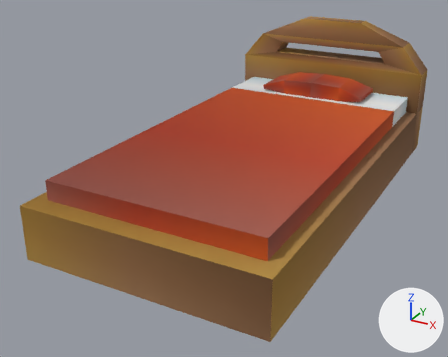
Renders of the FBX model Assets/Models/bed.fbx from each side of a commit.
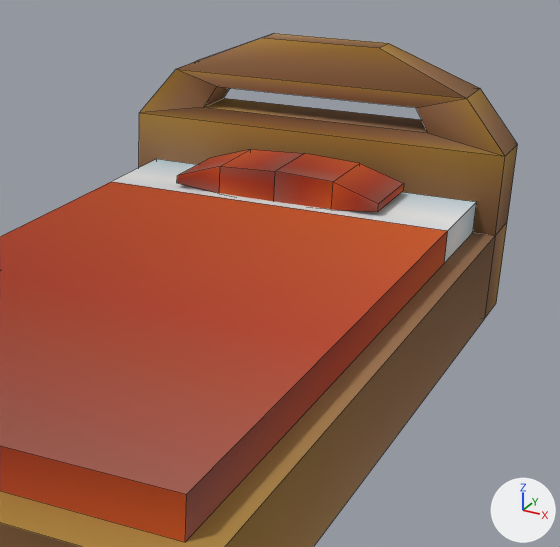
Each version appears first whole from a 50 mm lens placed at (3.75, -7.74, 4.08), pointed at (-0.33, -0.32, 0.37), and next in a close-up on the part from 40% to 100% of the width and 0% to 74% of the height. The lights are fixed; the arrows at lower right show +X, +Y and +Z. The close-ups show mesh edges as thin lines. Where no turn or scale is listed for an object, it has been applied to the vertices.

In view in the first close-up: 'Bed'.
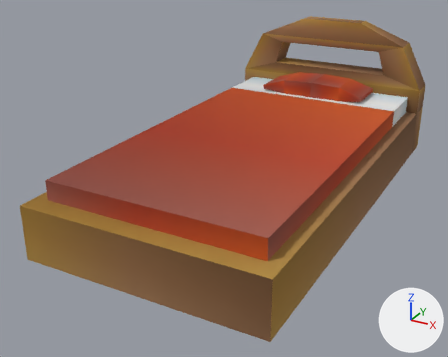
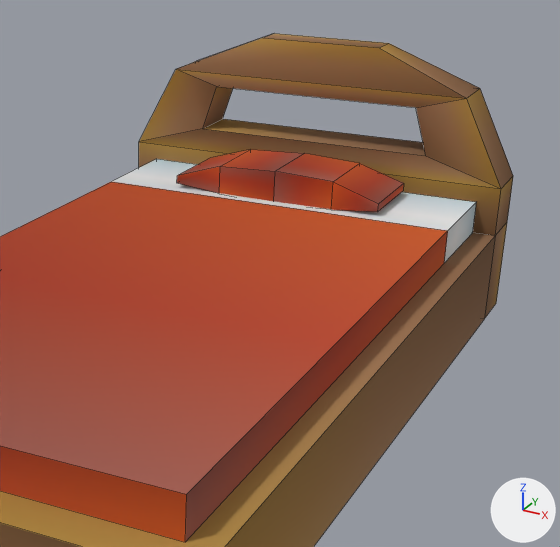
The newer file is also turned or shifted as a whole; pictures and numbers use the older file's frame.

The change, as a diff of the scene's bpy script:
```diff
--- a/Assets/Models/bed.fbx.py
+++ b/Assets/Models/bed.fbx.py
@@ me_bed @@
 me_bed.from_pydata(...)  # 64 vertices, 60 faces; spans x -1.68..1.68, y -3.0..3.45, z 0.0..2.21
 # used by ob_bed; location = (0.0, 0.0, 0.0)
 # before: 12 (-1.03, 2.99, 1.56) at pixel (203, 107), 13 (1.03, 2.99, 1.56) at pixel (427, 132), 14 (-1.03, 3.44, 1.56) at pixel (223, 98), 15 (1.03, 3.44, 1.56), 56 (-1.68, 2.99, 1.44) at pixel (139, 112)
 # before: 57 (1.68, 2.99, 1.44) at pixel (505, 156), 58 (-1.68, 3.44, 1.44), 59 (1.68, 3.44, 1.44) at pixel (517, 144)
+# me_bed part 1
+for i in [*range(56, 60)]: me_bed.vertices[i].co += Vector((0.0, 0.0, -0.27))
+for i in [*range(12, 16)]: me_bed.vertices[i].co += Vector((0.0, 0.0, -0.2))
 me_bed.materials.append(mat_imphenzia)
```

Pixel boxes [x1, y1, x2, y2] of what changed, in the close-ups (560 x 547 px; the box of a moved part takes in the faces that stretch with it):
'Bed', reshaped: before [0, 34, 518, 547]; after [0, 34, 513, 547]
part 1 of me_bed, moved or reshaped: before [139, 69, 518, 236]; after [139, 69, 513, 236]
